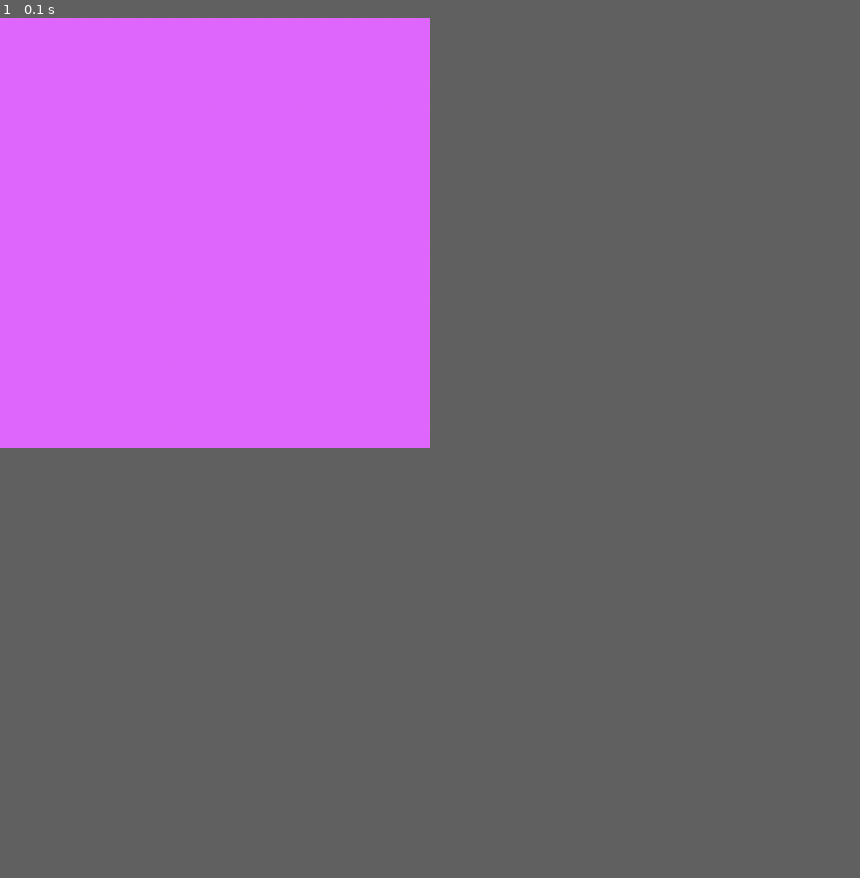
Above: before the commit, frame 1.
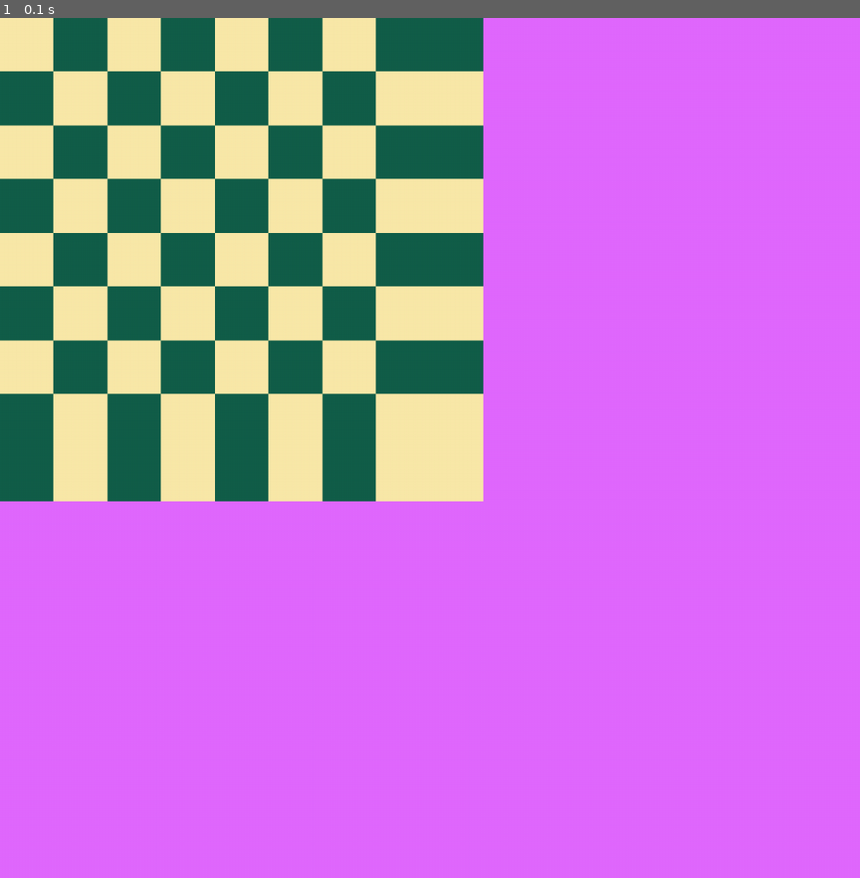
Above: after the commit, the same moment.

Repository: Kronekuto507/chess_pygame
Game: pygame game, started from game.py
Same seed, same stepped clock (60 frames per second), same inputs: the game is played once before the commit and once after it.
Inputs:
- Up to frame 1 (0.1 s): no input
The window is 450x450 before the commit and 900x900 after it. Grey fills any space a smaller window leaves; there, only what the larger window draws over its background counts as a difference.

The runs differ from the first frame. In frame 1, 32% of the frame differs, in the area x 0-57%, y 0-57%.

Commit message:
added board

Diff:
--- /dev/null
+++ b/board/chess.py
@@ -0,0 +1,34 @@
+import pygame
+from pygame.locals import *
+
+
+WIDTH = 1000
+HEIGHT = 1000
+class Board:
+    def __init__(self, screen):
+
+        self.ROWS,self.COLS = 8,8
+        self.SIZE = WIDTH/self.COLS
+        self.next_color = pygame.Color(18,95,74) #Verde
+        self.starter_color = pygame.Color(250, 233, 169) #Crema
+        self.screen = screen
+
+    def draw_cell(self,x,y, color):
+        pygame.draw.rect(self.screen, color, Rect(x,y,self.SIZE,self.SIZE))
+
+    def draw_board(self):
+
+        for i in range(0,self.ROWS):
+
+            for j in range(0,self.COLS):
+
+                if i%2==0:
+                    if j%2==0:
+                        self.draw_cell(self.SIZE*j/2,self.SIZE*i/2, self.starter_color)
+                    else:
+                        self.draw_cell(self.SIZE*j/2,self.SIZE*i/2,self.next_color)
+                else:
+                    if j%2==0:
+                        self.draw_cell(self.SIZE*j/2,self.SIZE*i/2, self.next_color)
+                    else:
+                        self.draw_cell(self.SIZE*j/2,self.SIZE*i/2,self.starter_color)
--- a/game.py
+++ b/game.py
@@ -1,21 +1,25 @@
 import pygame
 from pygame.locals import *
+from board.chess import *
+width, height = 1000,1000
 
 class Game:
     def __init__(self):
         pygame.init()
         self.flag = RESIZABLE
         self.is_running = True
-        self.size = (500, 500)
+        self.size = (width, height)
         self.screen = pygame.display.set_mode(self.size, self.flag)
 
     def run(self):
-
+        chess_board = Board(self.screen)
         while self.is_running:
             for event in pygame.event.get():
                 if event.type == QUIT:
                     self.is_running = False
             self.screen.fill(Color(225, 105,  255))
+
+            chess_board.draw_board()
             pygame.display.update()
         pygame.quit()
 
Empty file added: board/__init__.py
Binary file added: board_example.jpeg
